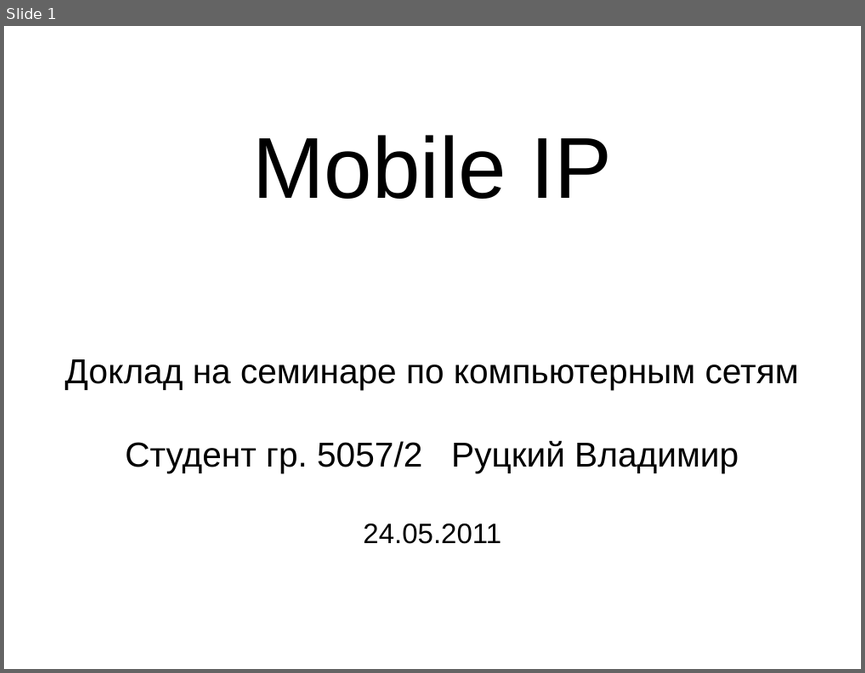
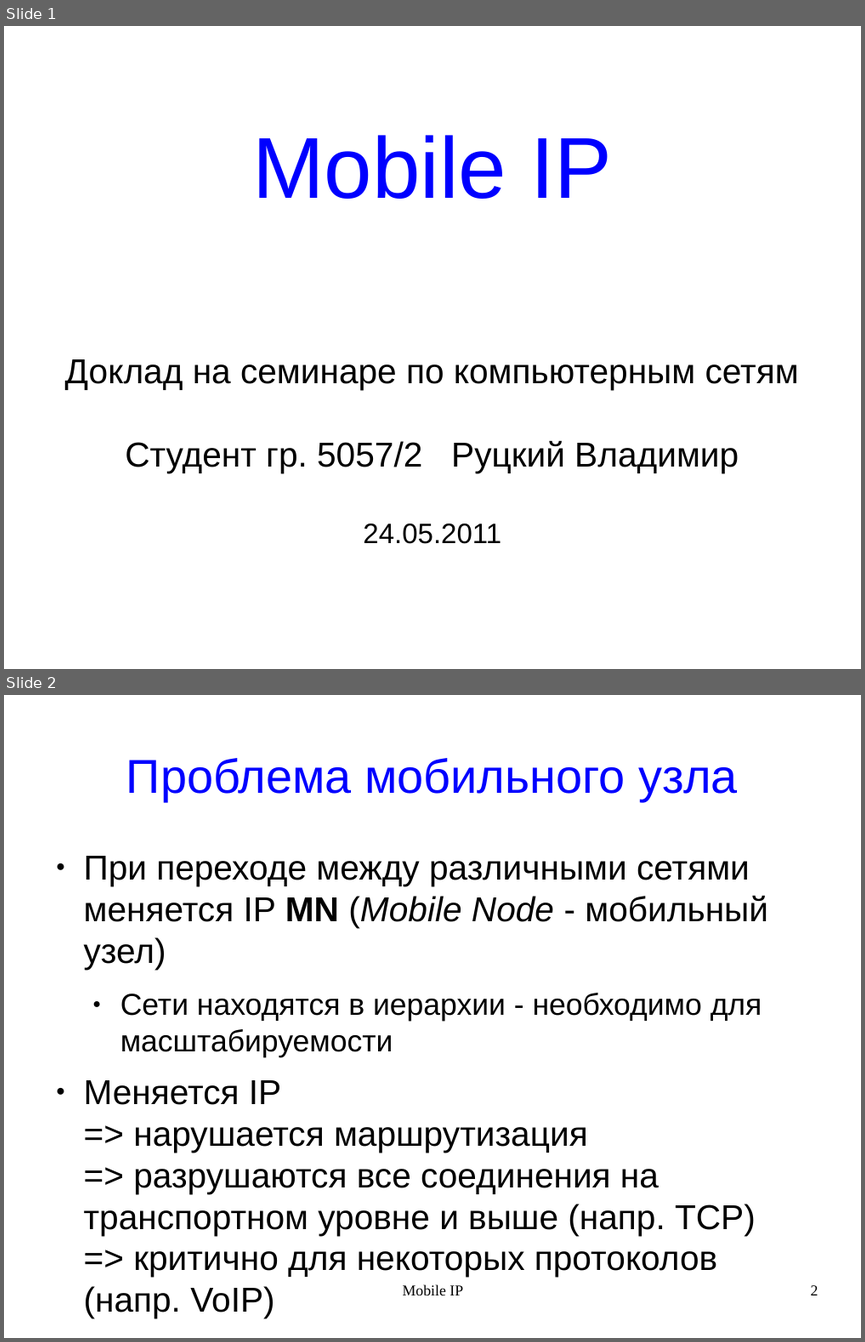
Before and after one commit to rutsky/semester10, a slide deck: Computer_networks/MobileIP/MobileIP.odp. Shown one above the other, each under a label of ours: slide 1 before the commit, slides 1 and 2 after it. The pictures are 865x673 and 865x1342 pixels, drawn with LibreOffice and Linux fonts; fonts in the diff are those of the drawing. Boxes give left, top, right and bottom in pixels: in the first picture for what was removed or moved away, otherwise in the second. Text is boxed around its words. In the diff, an @@ line names an element or a change of style, - is before the commit and + after.

Commit message:
MobileIP: WIP

```diff
--- a/Computer_networks/MobileIP/MobileIP.odp
+++ b/Computer_networks/MobileIP/MobileIP.odp
@@ slide 2 added at [4, 695, 861, 1338], background #FFFFFF @@
@@ title added at [126, 758, 738, 801], 44 pt, text #0000FF @@
+Проблема мобильного узла
@@ text added at [84, 856, 768, 1276], 32 pt, text #000000 @@
+● При переходе между различными сетями меняется IP MN (Mobile Node - мобильный узел)
+  ● Сети находятся в иерархии - необходимо для масштабируемости
+● Меняется IP
+  => нарушается маршрутизация
+  => разрушаются все соединения на транспортном уровне и выше (напр. TCP)
+  => критично для некоторых протоколов (напр. VoIP)
@@ text added at [403, 1284, 463, 1295], 14 pt, text #000000 @@
+Mobile IP
@@ page number added at [811, 1285, 818, 1295], 14 pt, text #000000 @@
+2
@@ slide 1 changed as well @@
@@ title "Mobile IP" at [252, 135, 612, 199]: text colour #000000 to #0000FF @@
```
Also in this commit, not shown: 8 other slides added, 1 slide removed.
